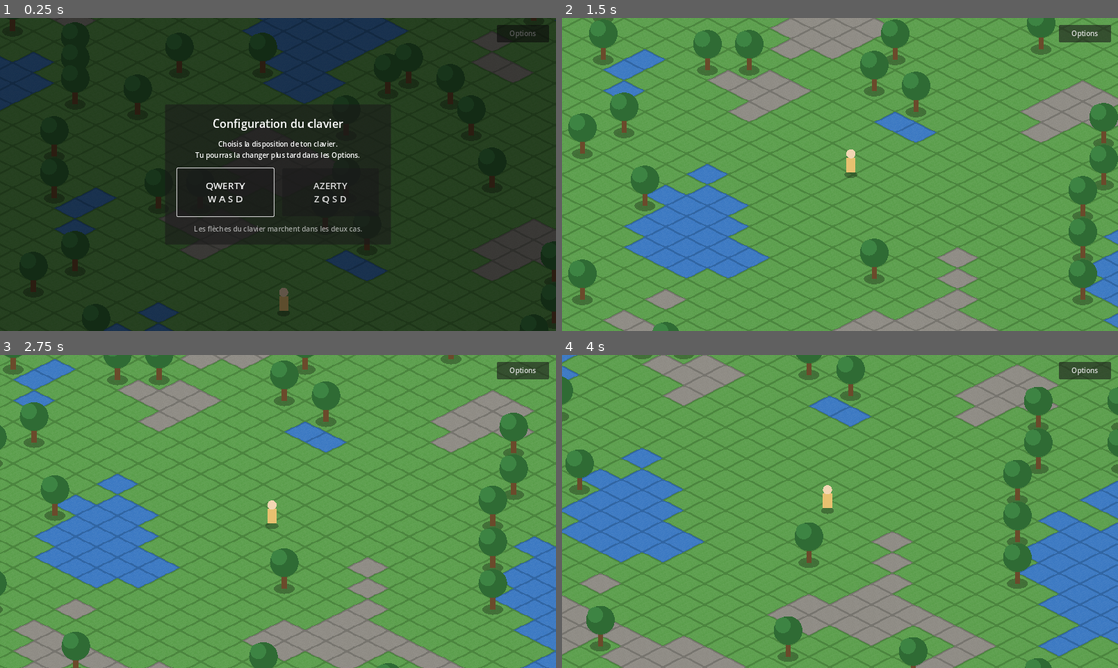
Above: before the commit, frames 1-4 (two rows, left to right).
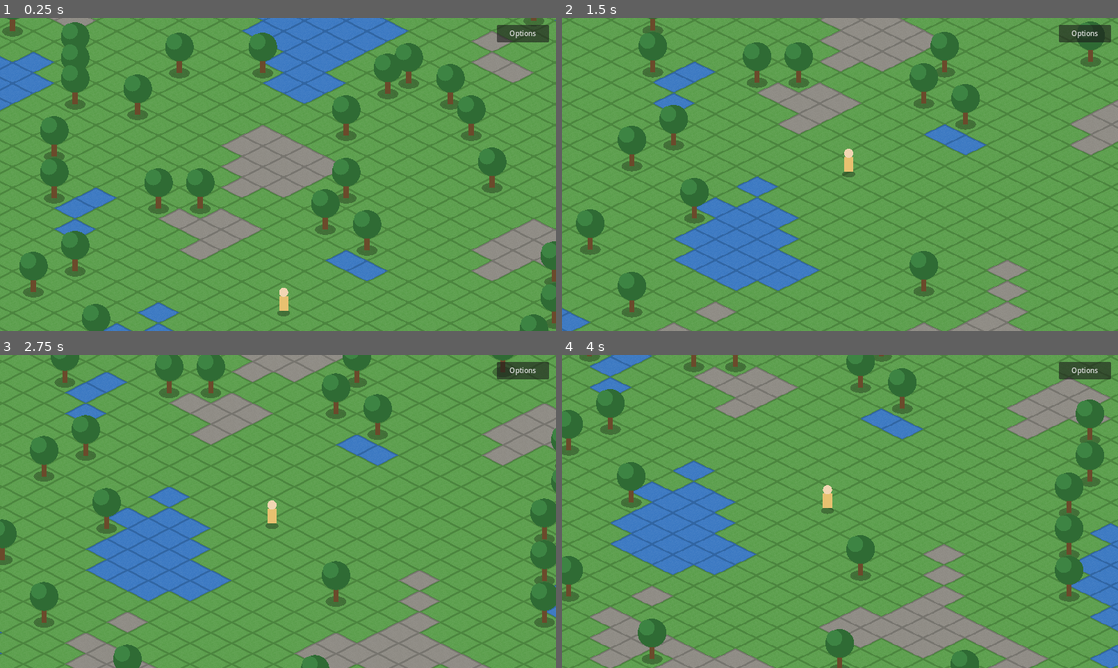
Above: after the commit, the same moments.

Repository: The-Night7/good-game-maybe
Game: Godot game, scene res://scenes/main.tscn
Same seed, same stepped clock (60 frames per second), same inputs: the game is played once before the commit and once after it.
Inputs (mouse positions are in pixels of both pictures, inside the frame that each line leads up to):
- Up to frame 1 (0.25 s): no input
- Up to frame 2 (1.5 s): click (789, 193) at 0.5 s, where only the run before the commit has a clickable "QWERTY W A S D"; move the mouse to (962, 158) at 1.27 s; hold D (move_right) from 1.28 s (still down); tap Z at 1.35 s; click (962, 158) at 1.42 s
- Up to frame 3 (2.75 s): tap Q at 1.55 s; release D (move_right) at 2 s; drag from (166, 527) to (250, 574) at 2.02 s
- Up to frame 4 (4 s): move the mouse to (895, 442) at 2.77 s; hold D (move_right) 2.78-3.5 s; tap Z at 2.85 s; tap Q at 3.05 s; drag from (812, 574) to (673, 464) at 3.52 s

The runs differ from the first frame. In frame 1, 100% of the frame differs, in the area x 0-100%, y 0-100%; in frame 2, 50%; in frame 3, 52%; in frame 4, 53%.

Commit message:
Recentrer sur le mobile : choix du clavier PC noté pour plus tard
Annule la fenêtre QWERTY/AZERTY et la note dans DESIGN.md
(section « Notes pour la version PC »).

Co-Authored-By: Claude Opus 5.5 <noreply@anthropic.com>
Claude-Session: https://claude.ai/code/session_01QtaQrMfeqCfHUpuLtgHhew

Diff:
--- a/project.godot
+++ b/project.godot
@@ -32,22 +32,26 @@
 
 move_left={
 "deadzone": 0.2,
-"events": [Object(InputEventKey,"resource_local_to_scene":fa …(140 unchanged characters)… d":false,"keycode":0,"physical_keycode":4194319,"key_label":0,"unicode":0,"location":0,"echo":false,"script":null)
+"events": [Object(InputEventKey,"resource_local_to_scene":fa …(140 unchanged characters)… d":false,"keycode":0,"physical_keycode":65,"key_label":0,"unicode":0,"location":0,"echo":false,"script":null)
+, Object(InputEventKey,"resource_local_to_scene":false,"resource_name":"","device":-1,"window_id":0,"alt_pressed":false,"shift_pressed":false,"ctrl_pressed":false,"meta_pressed":false,"pressed":false,"keycode":0,"physical_keycode":4194319,"key_label":0,"unicode":0,"location":0,"echo":false,"script":null)
 ]
 }
 move_right={
 "deadzone": 0.2,
-"events": [Object(InputEventKey,"resource_local_to_scene":fa …(140 unchanged characters)… d":false,"keycode":0,"physical_keycode":4194321,"key_label":0,"unicode":0,"location":0,"echo":false,"script":null)
+"events": [Object(InputEventKey,"resource_local_to_scene":fa …(140 unchanged characters)… d":false,"keycode":0,"physical_keycode":68,"key_label":0,"unicode":0,"location":0,"echo":false,"script":null)
+, Object(InputEventKey,"resource_local_to_scene":false,"resource_name":"","device":-1,"window_id":0,"alt_pressed":false,"shift_pressed":false,"ctrl_pressed":false,"meta_pressed":false,"pressed":false,"keycode":0,"physical_keycode":4194321,"key_label":0,"unicode":0,"location":0,"echo":false,"script":null)
 ]
 }
 move_up={
 "deadzone": 0.2,
-"events": [Object(InputEventKey,"resource_local_to_scene":fa …(140 unchanged characters)… d":false,"keycode":0,"physical_keycode":4194320,"key_label":0,"unicode":0,"location":0,"echo":false,"script":null)
+"events": [Object(InputEventKey,"resource_local_to_scene":fa …(140 unchanged characters)… d":false,"keycode":0,"physical_keycode":87,"key_label":0,"unicode":0,"location":0,"echo":false,"script":null)
+, Object(InputEventKey,"resource_local_to_scene":false,"resource_name":"","device":-1,"window_id":0,"alt_pressed":false,"shift_pressed":false,"ctrl_pressed":false,"meta_pressed":false,"pressed":false,"keycode":0,"physical_keycode":4194320,"key_label":0,"unicode":0,"location":0,"echo":false,"script":null)
 ]
 }
 move_down={
 "deadzone": 0.2,
-"events": [Object(InputEventKey,"resource_local_to_scene":fa …(140 unchanged characters)… d":false,"keycode":0,"physical_keycode":4194322,"key_label":0,"unicode":0,"location":0,"echo":false,"script":null)
+"events": [Object(InputEventKey,"resource_local_to_scene":fa …(140 unchanged characters)… d":false,"keycode":0,"physical_keycode":83,"key_label":0,"unicode":0,"location":0,"echo":false,"script":null)
+, Object(InputEventKey,"resource_local_to_scene":false,"resource_name":"","device":-1,"window_id":0,"alt_pressed":false,"shift_pressed":false,"ctrl_pressed":false,"meta_pressed":false,"pressed":false,"keycode":0,"physical_keycode":4194322,"key_label":0,"unicode":0,"location":0,"echo":false,"script":null)
 ]
 }
 
--- a/scenes/hud.tscn
+++ b/scenes/hud.tscn
@@ -1,8 +1,7 @@
-[gd_scene load_steps=4 format=3]
+[gd_scene load_steps=3 format=3]
 
 [ext_resource type="Script" path="res://scripts/ui/hud.gd" id="1_hud"]
 [ext_resource type="Script" path="res://scripts/ui/dpad.gd" id="2_dpad"]
-[ext_resource type="PackedScene" path="res://scenes/keyboard_setup.tscn" id="3_keyboard"]
 
 [node name="HUD" type="CanvasLayer"]
 script = ExtResource("1_hud")
@@ -40,10 +39,10 @@
 anchor_top = 0.5
 anchor_right = 0.5
 anchor_bottom = 0.5
-offset_left = -180.0
-offset_top = -95.0
-offset_right = 180.0
-offset_bottom = 95.0
+offset_left = -160.0
+offset_top = -90.0
+offset_right = 160.0
+offset_bottom = 90.0
 grow_horizontal = 2
 grow_vertical = 2
 
@@ -68,26 +67,7 @@
 layout_mode = 2
 text = "D-pad tactile"
 
-[node name="KeyboardRow" type="HBoxContainer" parent="OptionsPanel/Margin/VBox"]
-unique_name_in_owner = true
-layout_mode = 2
-
-[node name="Label" type="Label" parent="OptionsPanel/Margin/VBox/KeyboardRow"]
-layout_mode = 2
-size_flags_horizontal = 3
-text = "Clavier"
-
-[node name="KeyboardSelect" type="OptionButton" parent="OptionsPanel/Margin/VBox/KeyboardRow"]
-unique_name_in_owner = true
-layout_mode = 2
-item_count = 2
-popup/item_0/text = "QWERTY (WASD)"
-popup/item_1/text = "AZERTY (ZQSD)"
-popup/item_1/id = 1
-
 [node name="CloseButton" type="Button" parent="OptionsPanel/Margin/VBox"]
 unique_name_in_owner = true
 layout_mode = 2
 text = "Fermer"
-
-[node name="KeyboardSetup" parent="." instance=ExtResource("3_keyboard")]
--- a/scenes/keyboard_setup.tscn
+++ /dev/null
@@ -1,88 +0,0 @@
-[gd_scene load_steps=2 format=3]
-
-[ext_resource type="Script" path="res://scripts/ui/keyboard_setup.gd" id="1_setup"]
-
-[node name="KeyboardSetup" type="Control"]
-visible = false
-layout_mode = 3
-anchors_preset = 15
-anchor_right = 1.0
-anchor_bottom = 1.0
-grow_horizontal = 2
-grow_vertical = 2
-script = ExtResource("1_setup")
-
-[node name="Dim" type="ColorRect" parent="."]
-layout_mode = 1
-anchors_preset = 15
-anchor_right = 1.0
-anchor_bottom = 1.0
-grow_horizontal = 2
-grow_vertical = 2
-color = Color(0, 0, 0, 0.6)
-
-[node name="Panel" type="PanelContainer" parent="."]
-layout_mode = 1
-anchors_preset = 8
-anchor_left = 0.5
-anchor_top = 0.5
-anchor_right = 0.5
-anchor_bottom = 0.5
-offset_left = -260.0
-offset_top = -150.0
-offset_right = 260.0
-offset_bottom = 150.0
-grow_horizontal = 2
-grow_vertical = 2
-
-[node name="Margin" type="MarginContainer" parent="Panel"]
-layout_mode = 2
-theme_override_constants/margin_left = 28
-theme_override_constants/margin_top = 24
-theme_override_constants/margin_right = 28
-theme_override_constants/margin_bottom = 24
-
-[node name="VBox" type="VBoxContainer" parent="Panel/Margin"]
-layout_mode = 2
-theme_override_constants/separation = 18
-
-[node name="Title" type="Label" parent="Panel/Margin/VBox"]
-layout_mode = 2
-theme_override_font_sizes/font_size = 26
-text = "Configuration du clavier"
-horizontal_alignment = 1
-
-[node name="Hint" type="Label" parent="Panel/Margin/VBox"]
-layout_mode = 2
-text = "Choisis la disposition de ton clavier.
-Tu pourras la changer plus tard dans les Options."
-horizontal_alignment = 1
-
-[node name="Choices" type="HBoxContainer" parent="Panel/Margin/VBox"]
-layout_mode = 2
-size_flags_vertical = 3
-theme_override_constants/separation = 20
-
-[node name="QwertyButton" type="Button" parent="Panel/Margin/VBox/Choices"]
-unique_name_in_owner = true
-custom_minimum_size = Vector2(0, 110)
-layout_mode = 2
-size_flags_horizontal = 3
-theme_override_font_sizes/font_size = 22
-text = "QWERTY
-W A S D"
-
-[node name="AzertyButton" type="Button" parent="Panel/Margin/VBox/Choices"]
-unique_name_in_owner = true
-custom_minimum_size = Vector2(0, 110)
-layout_mode = 2
-size_flags_horizontal = 3
-theme_override_font_sizes/font_size = 22
-text = "AZERTY
-Z Q S D"
-
-[node name="Arrows" type="Label" parent="Panel/Margin/VBox"]
-layout_mode = 2
-theme_override_colors/font_color = Color(1, 1, 1, 0.6)
-text = "Les flèches du clavier marchent dans les deux cas."
-horizontal_alignment = 1
--- a/scripts/autoload/settings.gd
+++ b/scripts/autoload/settings.gd
@@ -5,22 +5,8 @@
 
 const PATH := "user://settings.cfg"
 
-const LAYOUT_QWERTY := "qwerty"
-const LAYOUT_AZERTY := "azerty"
-## Touches de déplacement de chaque disposition (les flèches marchent toujours).
-const KEY_PRESETS := {
-	LAYOUT_QWERTY: {"move_up": KEY_W, "move_left": KEY_A, "move_down": KEY_S, "move_right": KEY_D},
-	LAYOUT_AZERTY: {"move_up": KEY_Z, "move_left": KEY_Q, "move_down": KEY_S, "move_right": KEY_D},
-}
-
 ## D-pad virtuel à l'écran. Activé par défaut sur les appareils tactiles.
 var dpad_enabled := false
-## Disposition clavier choisie, vide tant que le joueur n'a pas choisi.
-var keyboard_layout := ""
-## Désactivé par les tests pour ne pas écraser les préférences réelles.
-var save_enabled := true
-
-var _preset_events: Array[Dictionary] = []
 
 
 func _ready() -> void:
@@ -28,22 +14,6 @@
 	var cfg := ConfigFile.new()
 	if cfg.load(PATH) == OK:
 		dpad_enabled = cfg.get_value("controls", "dpad_enabled", dpad_enabled)
-		keyboard_layout = cfg.get_value("controls", "keyboard_layout", keyboard_layout)
-	if keyboard_layout not in KEY_PRESETS:
-		keyboard_layout = ""
-	_apply_keyboard_layout()
-
-
-## Vrai au premier lancement sur PC : il faut proposer le choix du clavier.
-func needs_keyboard_setup() -> bool:
-	return keyboard_layout.is_empty() and not OS.has_feature("mobile")
-
-
-## Disposition en vigueur : le choix du joueur, sinon une supposition d'après la langue.
-func effective_keyboard_layout() -> String:
-	if not keyboard_layout.is_empty():
-		return keyboard_layout
-	return LAYOUT_AZERTY if OS.get_locale_language() == "fr" else LAYOUT_QWERTY
 
 
 func set_dpad_enabled(value: bool) -> void:
@@ -54,33 +24,7 @@
 	changed.emit()
 
 
-func set_keyboard_layout(layout: String) -> void:
-	assert(layout in KEY_PRESETS, "Disposition inconnue : %s" % layout)
-	if layout == keyboard_layout:
-		return
-	keyboard_layout = layout
-	_apply_keyboard_layout()
-	_save()
-	changed.emit()
-
-
-func _apply_keyboard_layout() -> void:
-	for entry in _preset_events:
-		InputMap.action_erase_event(entry.action, entry.event)
-	_preset_events.clear()
-
-	var keys: Dictionary = KEY_PRESETS[effective_keyboard_layout()]
-	for action: String in keys:
-		var event := InputEventKey.new()
-		event.keycode = keys[action]
-		InputMap.action_add_event(action, event)
-		_preset_events.append({"action": action, "event": event})
-
-
 func _save() -> void:
-	if not save_enabled:
-		return
 	var cfg := ConfigFile.new()
 	cfg.set_value("controls", "dpad_enabled", dpad_enabled)
-	cfg.set_value("controls", "keyboard_layout", keyboard_layout)
 	cfg.save(PATH)
--- a/scripts/ui/hud.gd
+++ b/scripts/ui/hud.gd
@@ -1,30 +1,19 @@
 extends CanvasLayer
-## Interface en jeu : D-pad tactile, menu d'options et choix du clavier.
-
-var _layouts: Array[String] = [Settings.LAYOUT_QWERTY, Settings.LAYOUT_AZERTY]
+## Interface en jeu : D-pad tactile et menu d'options.
 
 @onready var _dpad: DPad = $DPad
 @onready var _options_panel: PanelContainer = $OptionsPanel
 @onready var _dpad_toggle: CheckButton = %DPadToggle
-@onready var _keyboard_row: Control = %KeyboardRow
-@onready var _keyboard_select: OptionButton = %KeyboardSelect
-@onready var _keyboard_setup: Control = $KeyboardSetup
 
 
 func _ready() -> void:
+	_dpad_toggle.button_pressed = Settings.dpad_enabled
 	_dpad_toggle.toggled.connect(Settings.set_dpad_enabled)
-	_keyboard_select.item_selected.connect(func(index: int) -> void: Settings.set_keyboard_layout(_layouts[index]))
-	_keyboard_row.visible = not OS.has_feature("mobile")
 	$OptionsButton.pressed.connect(func() -> void: _options_panel.visible = not _options_panel.visible)
 	%CloseButton.pressed.connect(_options_panel.hide)
 	Settings.changed.connect(_apply_settings)
 	_apply_settings()
 
-	if Settings.needs_keyboard_setup():
-		_keyboard_setup.open()
-
 
 func _apply_settings() -> void:
 	_dpad.visible = Settings.dpad_enabled
-	_dpad_toggle.set_pressed_no_signal(Settings.dpad_enabled)
-	_keyboard_select.select(_layouts.find(Settings.effective_keyboard_layout()))
--- a/scripts/ui/keyboard_setup.gd
+++ /dev/null
@@ -1,21 +0,0 @@
-extends Control
-## Choix de la disposition clavier, proposé au premier lancement sur PC.
-
-
-func _ready() -> void:
-	%QwertyButton.pressed.connect(_choose.bind(Settings.LAYOUT_QWERTY))
-	%AzertyButton.pressed.connect(_choose.bind(Settings.LAYOUT_AZERTY))
-
-
-## Affiche la fenêtre en mettant en avant la disposition supposée.
-func open() -> void:
-	show()
-	if Settings.effective_keyboard_layout() == Settings.LAYOUT_AZERTY:
-		%AzertyButton.grab_focus()
-	else:
-		%QwertyButton.grab_focus()
-
-
-func _choose(layout: String) -> void:
-	Settings.set_keyboard_layout(layout)
-	hide()
--- a/tests/run_tests.gd
+++ b/tests/run_tests.gd
@@ -6,16 +6,9 @@
 
 func _initialize() -> void:
 	await process_frame
-	var settings: Node = root.get_node("Settings")
-	settings.save_enabled = false
-	# Simule un premier lancement : aucune disposition clavier choisie.
-	settings.keyboard_layout = ""
 	var main: Node = load("res://scenes/main.tscn").instantiate()
 	root.add_child(main)
 	await process_frame
-
-	_test_keyboard_setup(main)
-	_test_keyboard_presets()
 
 	await _test_dpad_directions(main)
 	await _test_dpad_drives_player(main)
@@ -86,33 +79,3 @@
 	_check(dpad.visible, "option D-pad activée -> visible")
 	settings.set_dpad_enabled(false)
 	_check(not dpad.visible, "option D-pad désactivée -> masqué")
-
-
-func _test_keyboard_setup(main: Node) -> void:
-	var settings: Node = root.get_node("Settings")
-	var setup: Control = main.get_node("HUD/KeyboardSetup")
-	_check(setup.visible, "premier lancement PC -> choix du clavier affiché")
-	setup.get_node("%AzertyButton").pressed.emit()
-	_check(not setup.visible, "choisir une disposition ferme la fenêtre")
-	_check(settings.keyboard_layout == "azerty", "le choix AZERTY est retenu")
-	_check(not settings.needs_keyboard_setup(), "plus de choix à faire ensuite")
-
-
-func _test_keyboard_presets() -> void:
-	var settings: Node = root.get_node("Settings")
-	settings.set_keyboard_layout("azerty")
-	_check(_key_triggers(KEY_Z, "move_up"), "AZERTY : Z avance")
-	_check(_key_triggers(KEY_Q, "move_left"), "AZERTY : Q va à gauche")
-	_check(not _key_triggers(KEY_W, "move_up"), "AZERTY : W ne fait rien")
-	settings.set_keyboard_layout("qwerty")
-	_check(_key_triggers(KEY_W, "move_up"), "QWERTY : W avance")
-	_check(_key_triggers(KEY_A, "move_left"), "QWERTY : A va à gauche")
-	_check(not _key_triggers(KEY_Z, "move_up"), "QWERTY : Z ne fait rien")
-	_check(not _key_triggers(KEY_Q, "move_left"), "QWERTY : Q ne fait rien")
-
-
-func _key_triggers(keycode: Key, action: String) -> bool:
-	var event := InputEventKey.new()
-	event.keycode = keycode
-	event.pressed = true
-	return InputMap.event_is_action(event, action)
Not shown, changed: DESIGN.md
Not shown, changed: README.md
